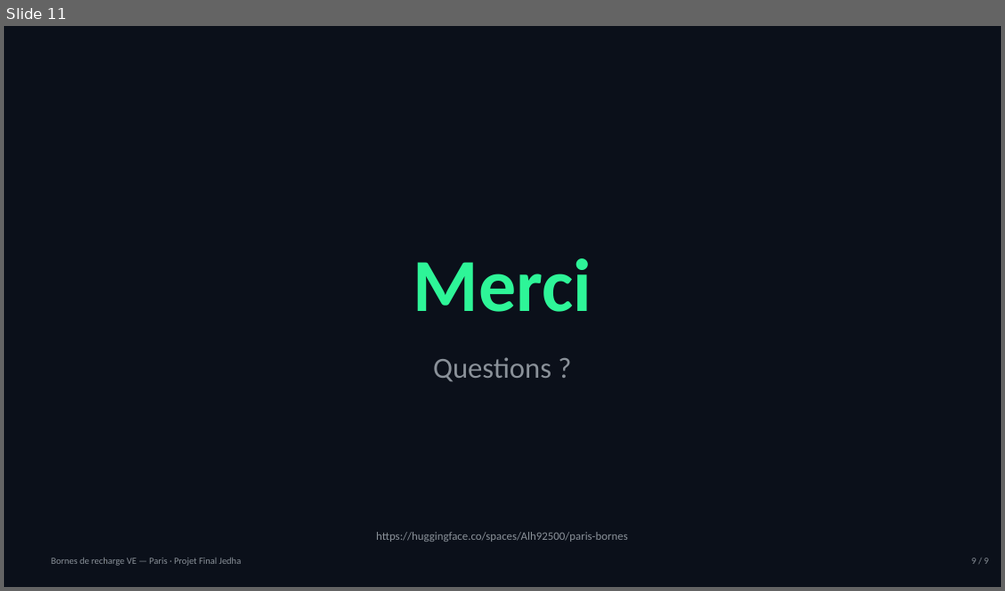
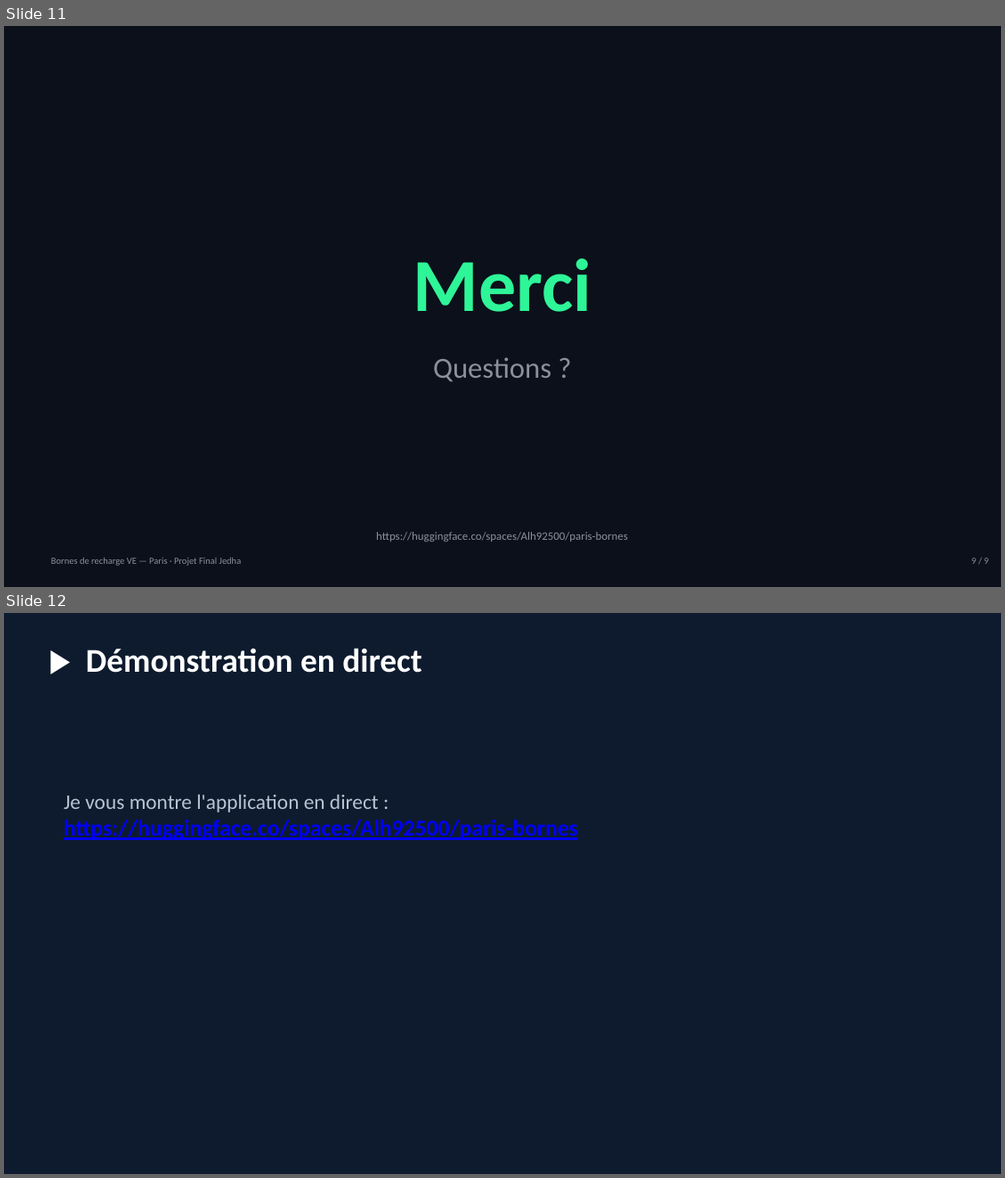
Before and after one commit to aymericlahonde-dotcom/cdsd-b6-paris-bornes, a slide deck: presentation/Presentation_Paris_Bornes.pptx. Shown one above the other, each under a label of ours: slide 11 before the commit, slides 11 and 12 after it. The pictures are 1005x591 and 1005x1178 pixels, drawn with LibreOffice and Linux fonts; fonts in the diff are those of the drawing. Boxes give left, top, right and bottom in pixels: in the first picture for what was removed or moved away, otherwise in the second. Text is boxed around its words. In the diff, an @@ line names an element or a change of style, - is before the commit and + after.

Commit message:
Présentation : démo live + captures app + archi corrigée (données directes)

```diff
--- a/presentation/Presentation_Paris_Bornes.pptx
+++ b/presentation/Presentation_Paris_Bornes.pptx
@@ slide 12 added at [4,613,1001,1174], background #0E1B2E @@
@@ text added at [86,648,421,673], 32 pt, text #FFFFFF, bold @@
+▶ Démonstration en direct
@@ text added at [64,795,578,840], 22 pt, text #0000FF, bold, underline @@
+Je vous montre l'application en direct :
+https://huggingface.co/spaces/Alh92500/paris-bornes
```
Also in this commit, not shown: 1 slide changed, 5 other slides added, 4 other files.
